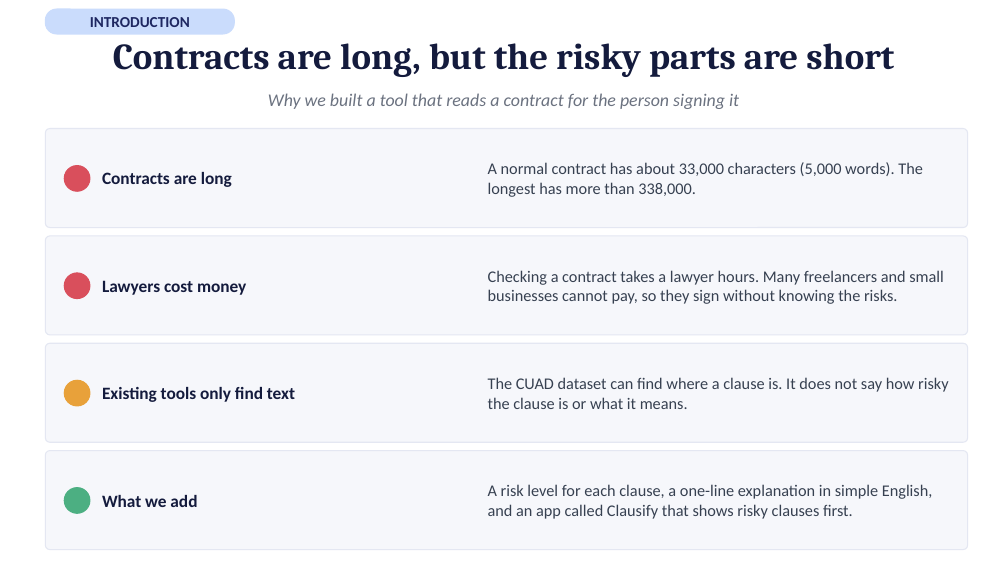
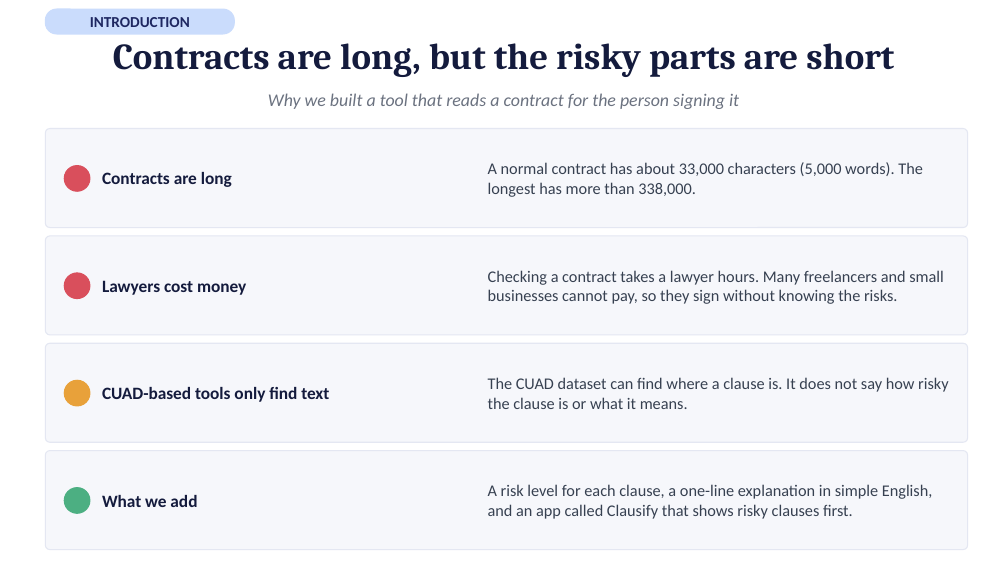
Before and after one commit to afnanmz168/clausify-p3, a slide deck: slide 2 of P25301051-p3-presentation-15-slides.pptx. Drawn at 1008x567 pixels with LibreOffice and Linux fonts; fonts in the diff are those of the drawing. Boxes give left, top, right and bottom in pixels: in the first picture for what was removed or moved away, otherwise in the second. Text is boxed around its words. In the diff, an @@ line names an element or a change of style, - is before the commit and + after.

```diff
--- a/P25301051-p3-presentation-15-slides.pptx
+++ b/P25301051-p3-presentation-15-slides.pptx
@@ text at [102,387,329,402]: text changed @@
-Existing tools only find text
+CUAD-based tools only find text
```
Also in this commit, not shown: 1 other slide changed, 24 other files.
